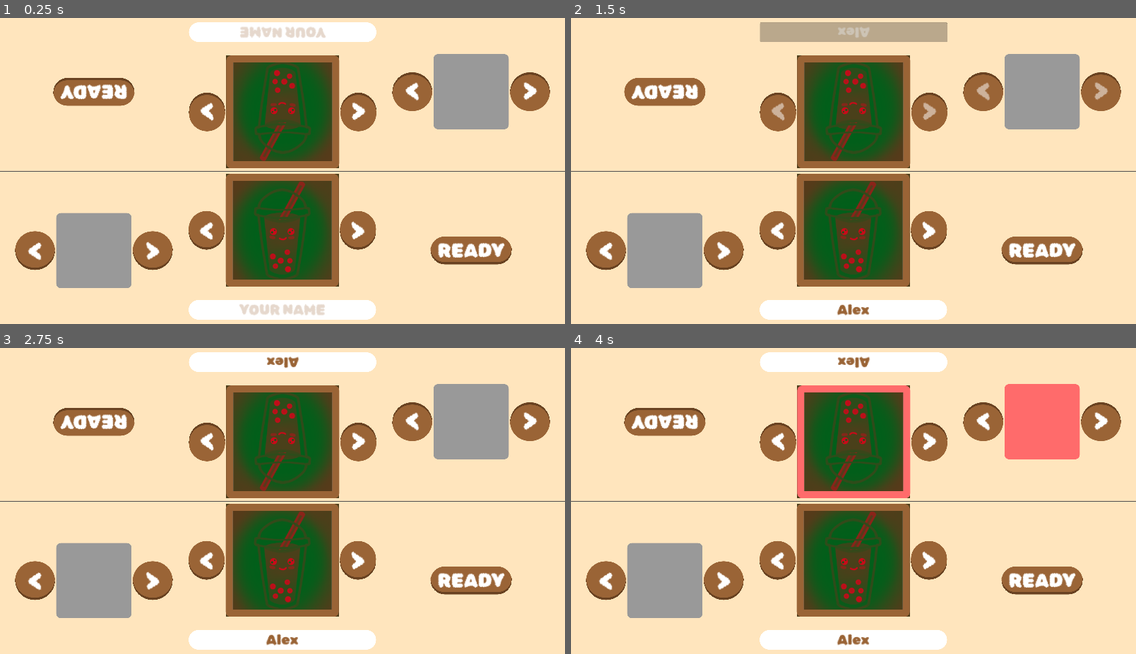
Above: before the commit, frames 1-4 (two rows, left to right).
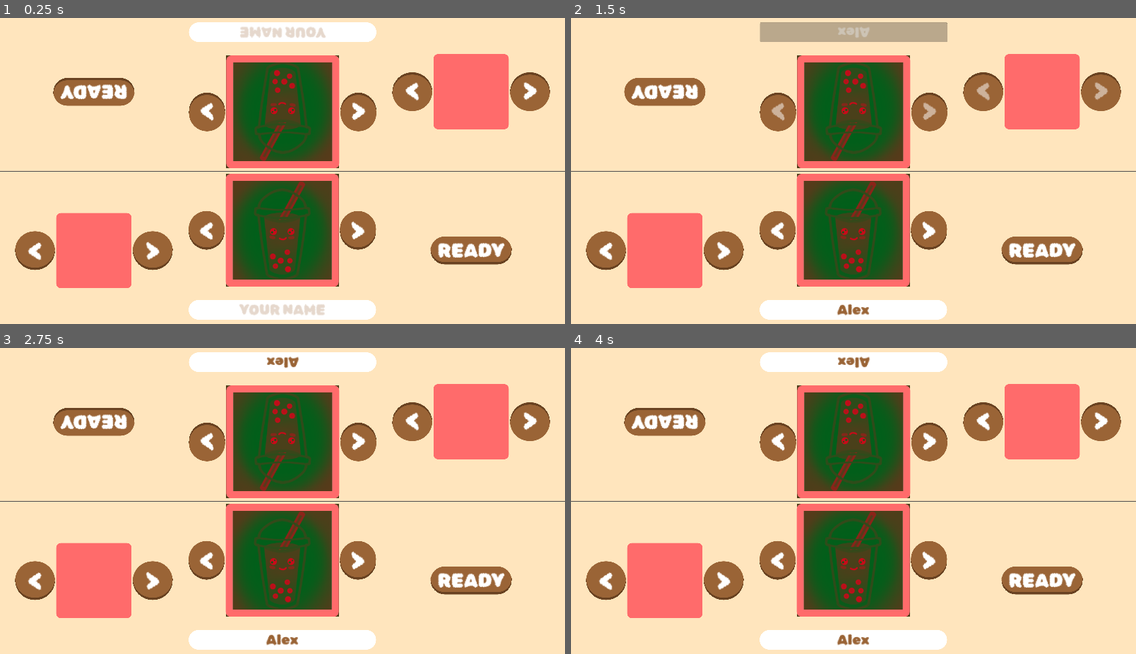
Above: after the commit, the same moments.

Repository: ElQDuck/guinea-piggies
Game: Godot game, scene res://scenes/profile_setup.tscn
Same seed, same stepped clock (60 frames per second), same inputs: the game is played once before the commit and once after it. This scene is started directly instead of the project's main scene.
Inputs (mouse positions are in pixels of both pictures, inside the frame that each line leads up to):
- Up to frame 1 (0.25 s): no input
- Up to frame 2 (1.5 s): click (853, 33) at 0.52 s; type "Alex" at 0.6 s; click (853, 308) at 0.75 s; type "Alex" at 0.83 s; click "READY" at 1.25 s
- Up to frame 3 (2.75 s): click "READY" at 2 s
- Up to frame 4 (4 s): click "<" at 2.75 s; click ">" at 3.5 s

The runs differ from the first frame. In frame 1, 10% of the frame differs, in the area x 9-91%, y 11-89%; in frame 2, 10%; in frame 3, 10%; in frame 4, 5.0%.

Commit message:
feat: minor changes

Diff:
--- a/scenes/profile_setup_player.tscn
+++ b/scenes/profile_setup_player.tscn
@@ -9,6 +9,7 @@
 [sub_resource type="StyleBoxEmpty" id="StyleBoxEmpty_6s2dm"]
 
 [sub_resource type="StyleBoxFlat" id="StyleBoxFlat_iipnc"]
+bg_color = Color(1, 0.419608, 0.419608, 1)
 corner_radius_top_left = 16
 corner_radius_top_right = 16
 corner_radius_bottom_right = 16
@@ -25,7 +26,7 @@
 border_width_top = 24
 border_width_right = 24
 border_width_bottom = 24
-border_color = Color(0.603922, 0.392157, 0.211765, 1)
+border_color = Color(1, 0.419608, 0.419608, 1)
 corner_radius_top_left = 16
 corner_radius_top_right = 16
 corner_radius_bottom_right = 16
